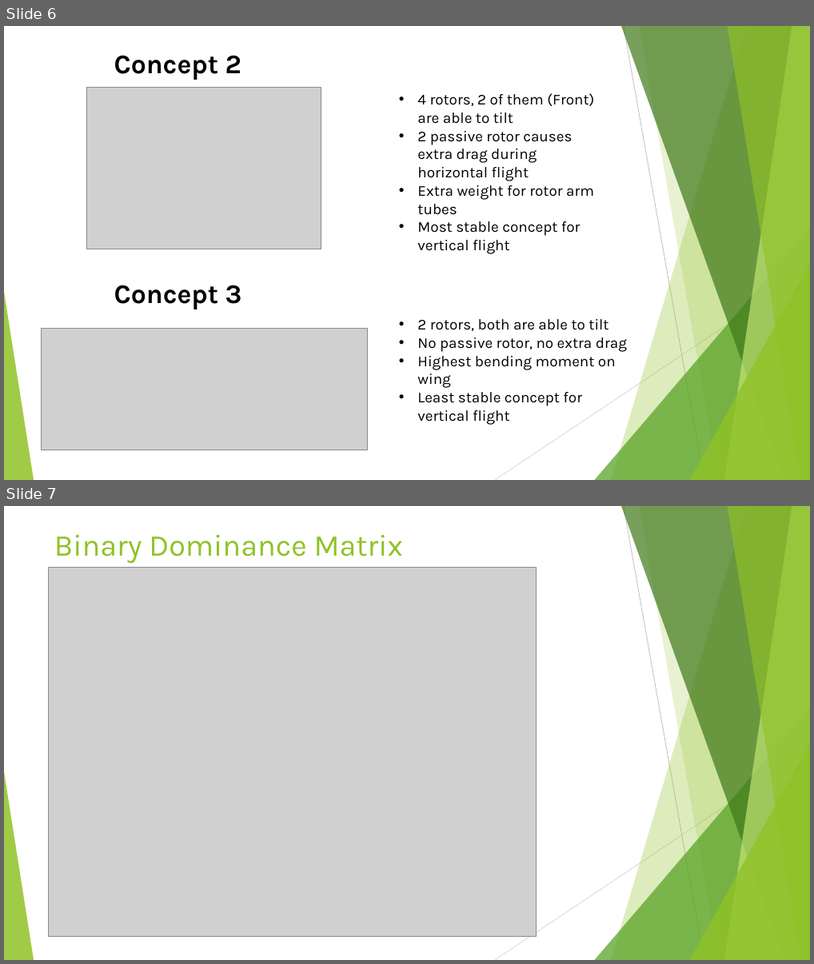
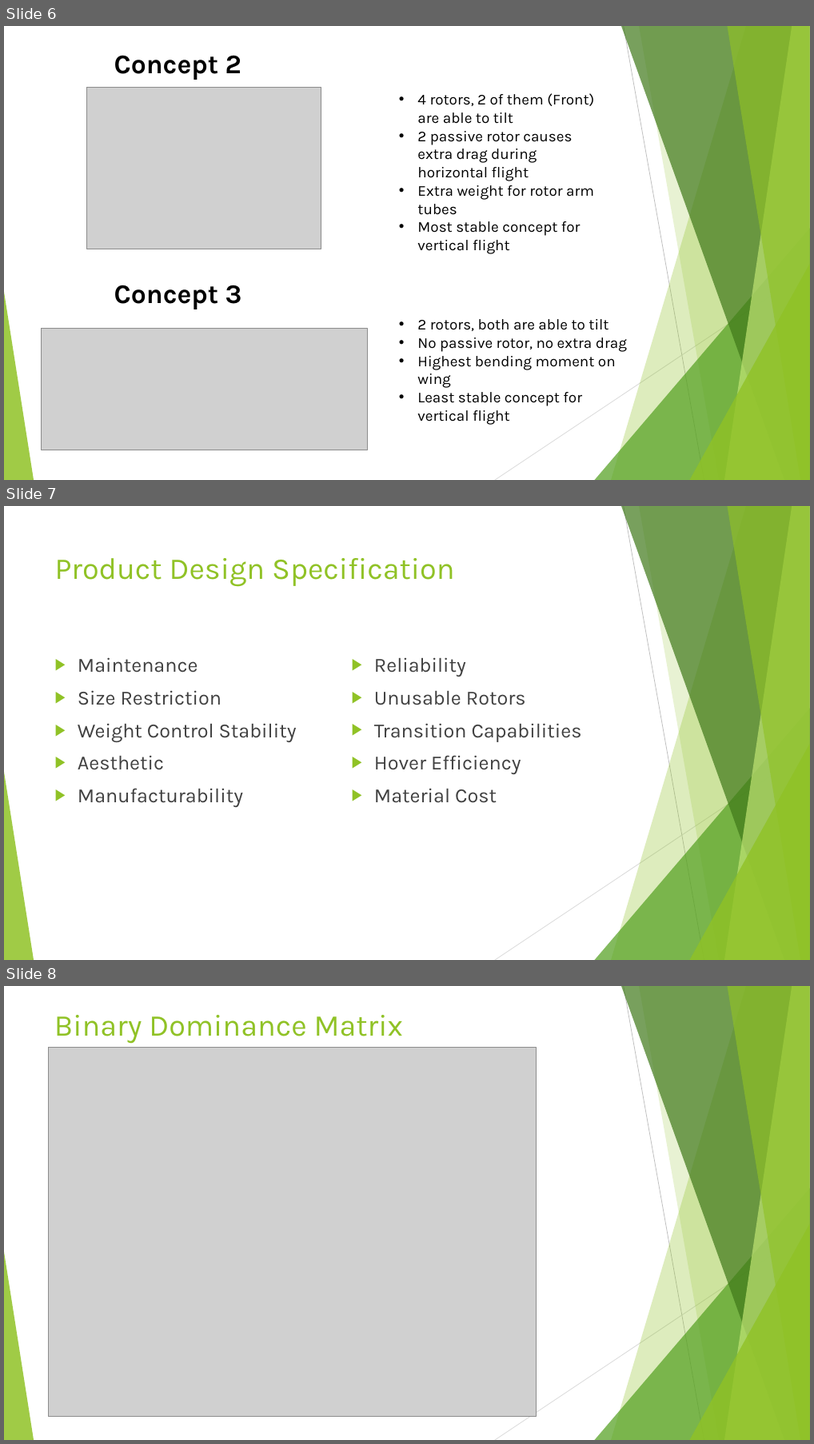
Before and after one commit to metinoxy/VTOL, a slide deck: Course Materials/Presentation.pptx. Shown one above the other, each under a label of ours: slides 6 and 7 before the commit, slides 6, 7 and 8 after it. The pictures are 814x964 and 814x1444 pixels, drawn with LibreOffice and Linux fonts; fonts in the diff are those of the drawing; grey boxes stand for pictures. Boxes give left, top, right and bottom in pixels: in the first picture for what was removed or moved away, otherwise in the second. Text is boxed around its words. In the diff, an @@ line names an element or a change of style, - is before the commit and + after.

Commit message:
presentation is updated

```diff
--- a/Course Materials/Presentation.pptx
+++ b/Course Materials/Presentation.pptx
@@ slide 7 added at (4,506,810,960), background #FFFFFF; not listed: 10 template elements that a slide beside it also shows @@
@@ title added at (55,558,454,587), 36 pt, text #90C226 @@
+Product Design Specification
@@ text added at (78,657,297,807), 24 pt, text #404040 @@
+▶ Maintenance
+▶ Size Restriction
+▶ Weight Control Stability
+▶ Aesthetic
+▶ Manufacturability
@@ text added at (374,657,582,803), 24 pt, text #404040 @@
+▶ Reliability
+▶ Unusable Rotors
+▶ Transition Capabilities
+▶ Hover Efficiency
+▶ Material Cost
@@ what was slide 7 is now slide 8 @@
```
